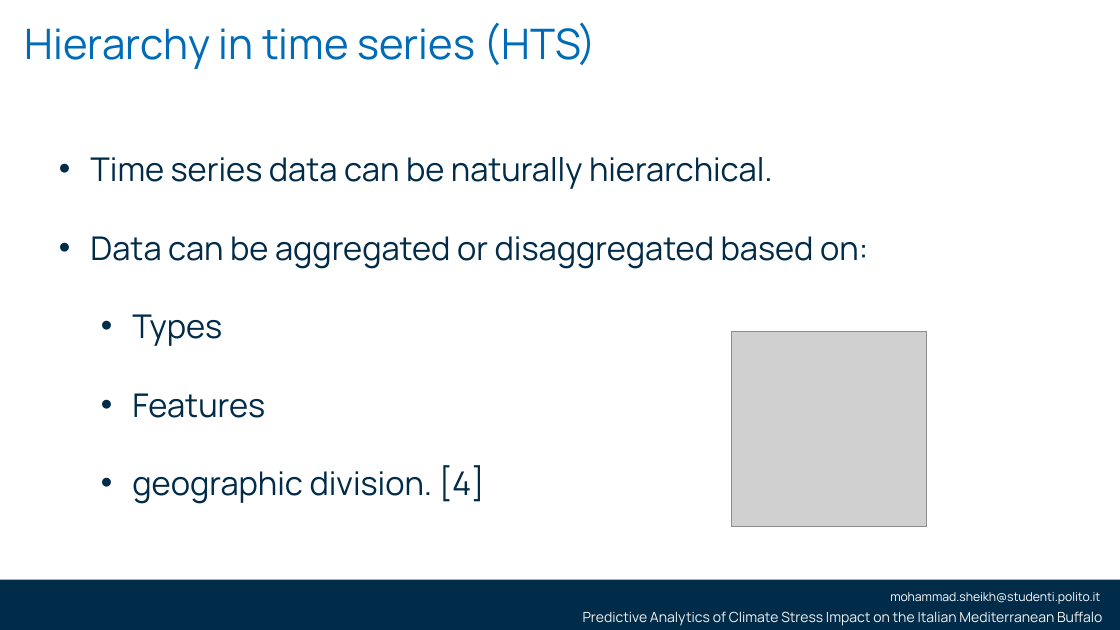
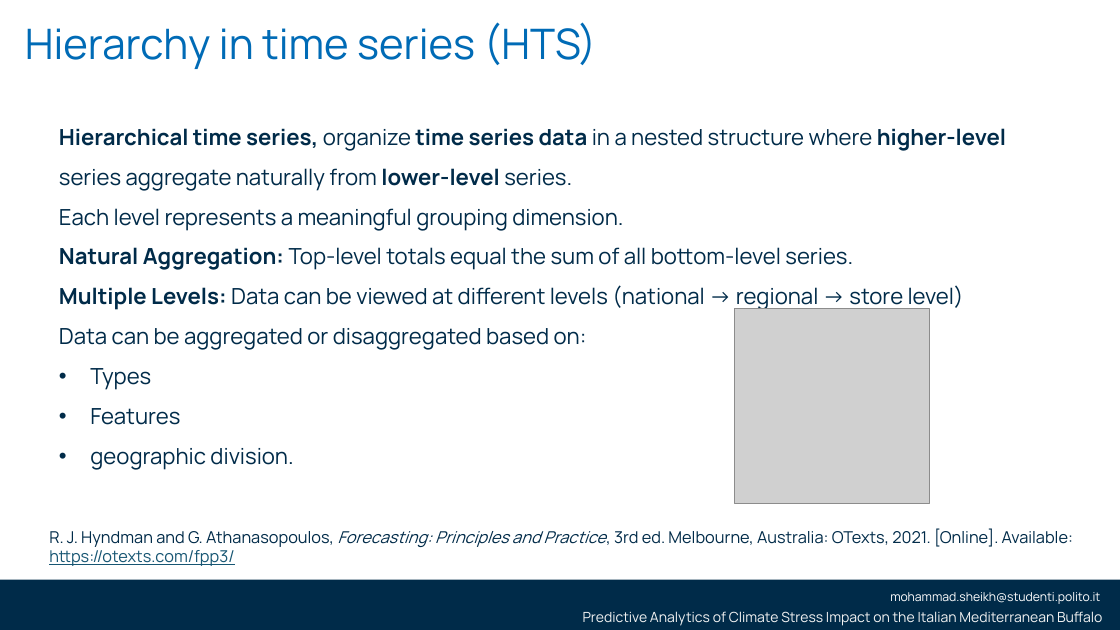
Before and after one commit to smsag99/Thesis, a slide deck: slide 16 of Presentation/thesisPresentation3.pptx (slide 17 before the commit). Drawn at 1120x630 pixels with LibreOffice and Linux fonts; fonts in the diff are those of the drawing; grey boxes stand for pictures; background and template pictures are left out. Boxes give left, top, right and bottom in pixels: in the first picture for what was removed or moved away, otherwise in the second. Text is boxed around its words. In the diff, an @@ line names an element or a change of style, - is before the commit and + after.

```diff
--- a/Presentation/thesisPresentation3.pptx
+++ b/Presentation/thesisPresentation3.pptx
@@ text at [59, 128, 1006, 310]: text changed; size 28 to 19 pt @@
-• Time series data can be naturally hierarchical.
+Hierarchical time series, organize time series data in a nested structure where higher-level series aggregate naturally from lower-level series.
+Each level represents a meaningful grouping dimension.
+Natural Aggregation: Top-level totals equal the sum of all bottom-level series.
+Multiple Levels: Data can be viewed at different levels (national → regional → store level)
@@ text at [59, 328, 587, 425]: size 28 to 19 pt in "Data can be aggregated or disaggregated based ...", "Types", "Features"; bullet • to none; line spacing 2 to 1.5; list level 2 to 1 in "Types"; list level 2 to 1 in "Features" @@
@@ picture: place and size @@
-picture at [731, 332, 926, 527]
+picture at [734, 308, 929, 503]
@@ text at [90, 448, 293, 470]: text changed; size 28 to 19 pt @@
-  • geographic division. [4]
+• geographic division.
@@ text added at [49, 528, 1073, 566], 14 pt, text #002B49 @@
+R. J. Hyndman and G. Athanasopoulos, Forecasting: Principles and Practice, 3rd ed. Melbourne, Australia: OTexts, 2021. [Online]. Available: https://otexts.com/fpp3/
```
Also in this commit, not shown: 9 other slides changed, 4 slides added, 5 slides removed, 3 other files.
